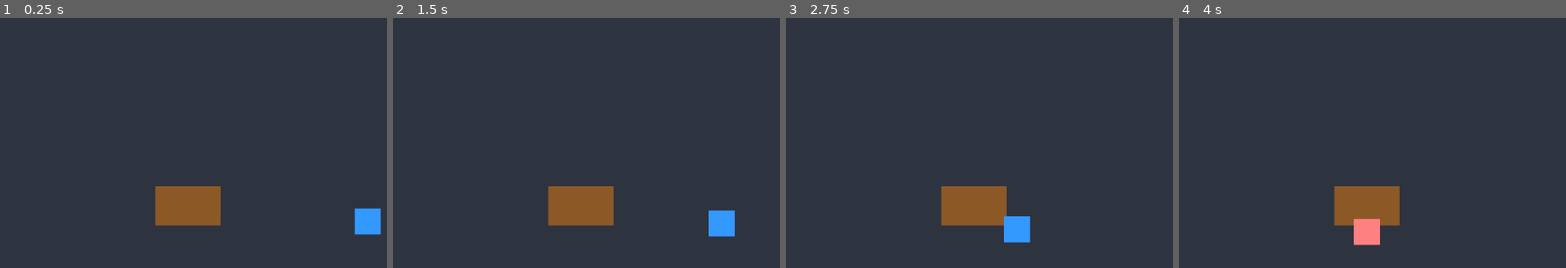
Above: before the commit, frames 1-4 (left to right).
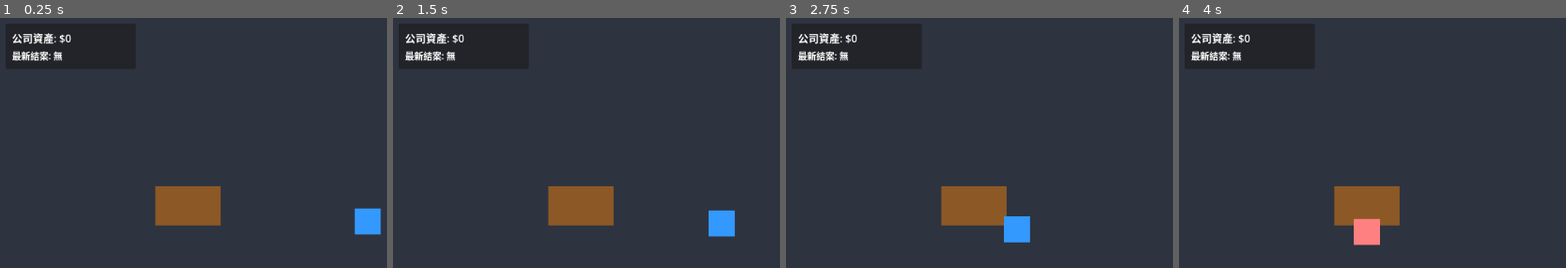
Above: after the commit, the same moments.

Repository: michaelchang-jpg/cs-tycoon
Game: Godot game, scene res://scenes/main.tscn
Two runs of this game, one before a commit and one after it. Both use one fixed random seed, a clock stepped at 60 frames per second and the inputs below.
Inputs:
- Up to frame 1 (0.25 s): no input
- Up to frame 2 (1.5 s): tap Enter at 0.5 s
- Up to frame 3 (2.75 s): no input
- Up to frame 4 (4 s): tap Space at 3.5 s

The runs differ from the first frame. In frame 1, 0.7% of the frame differs, in the area x 3-19%, y 6-18%; in frame 2, 0.7%; in frame 3, 0.7%; in frame 4, 0.7%.

Commit message:
Step D: Add basic UI to display money and ticket status

Diff:
--- a/scenes/main.tscn
+++ b/scenes/main.tscn
@@ -95,3 +95,39 @@
 grow_horizontal = 2
 grow_vertical = 2
 color = Color(0.2, 0.6, 1, 1)
+
+[node name="UI" type="CanvasLayer" parent="."]
+
+[node name="Control" type="Control" parent="UI"]
+layout_mode = 3
+anchors_preset = 15
+anchor_right = 1.0
+anchor_bottom = 1.0
+grow_horizontal = 2
+grow_vertical = 2
+
+[node name="PanelContainer" type="PanelContainer" parent="UI/Control"]
+layout_mode = 0
+offset_left = 20.0
+offset_top = 20.0
+offset_right = 220.0
+offset_bottom = 86.0
+
+[node name="MarginContainer" type="MarginContainer" parent="UI/Control/PanelContainer"]
+layout_mode = 2
+theme_override_constants/margin_left = 10
+theme_override_constants/margin_top = 10
+theme_override_constants/margin_right = 10
+theme_override_constants/margin_bottom = 10
+
+[node name="VBoxContainer" type="VBoxContainer" parent="UI/Control/PanelContainer/MarginContainer"]
+layout_mode = 2
+
+[node name="MoneyLabel" type="Label" parent="UI/Control/PanelContainer/MarginContainer/VBoxContainer"]
+layout_mode = 2
+text = "公司資產: $0"
+
+[node name="TicketLabel" type="Label" parent="UI/Control/PanelContainer/MarginContainer/VBoxContainer"]
+layout_mode = 2
+theme_override_font_sizes/font_size = 14
+text = "最新結案: 無"
--- a/scripts/game_manager.gd
+++ b/scripts/game_manager.gd
@@ -6,7 +6,14 @@
 var total_money: int = 0
 @onready var employee = $Employee # 暫時只有一個員工
 
+# --- UI 引用 ---
+@onready var money_label: Label = $UI/Control/PanelContainer/MarginContainer/VBoxContainer/MoneyLabel
+@onready var ticket_label: Label = $UI/Control/PanelContainer/MarginContainer/VBoxContainer/TicketLabel
+
 func _ready() -> void:
+	# 初始化 UI
+	update_ui()
+
 	# 連接員工的賺錢信號
 	if employee:
 		employee.money_earned.connect(_on_money_earned)
@@ -15,6 +22,13 @@
 func _on_money_earned(amount: int) -> void:
 	total_money += amount
 	print("💰 公司入帳: $", amount, " | 總資產: $", total_money)
+	update_ui()
 
 func _on_ticket_completed(title: String) -> void:
 	print("✅ 案件結案: ", title)
+	if ticket_label:
+		ticket_label.text = "最新結案: " + title
+
+func update_ui() -> void:
+	if money_label:
+		money_label.text = "公司資產: $" + str(total_money)
